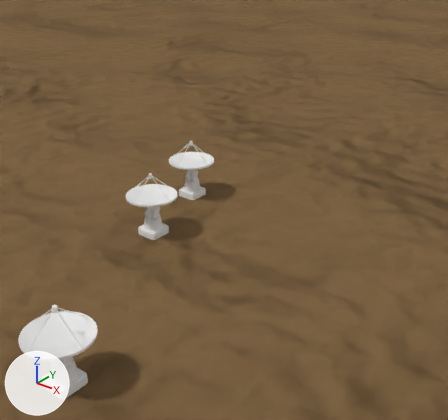
The Blender file blendfiles/Observatory/Observatory.blend as it was, and as the next commit left it.
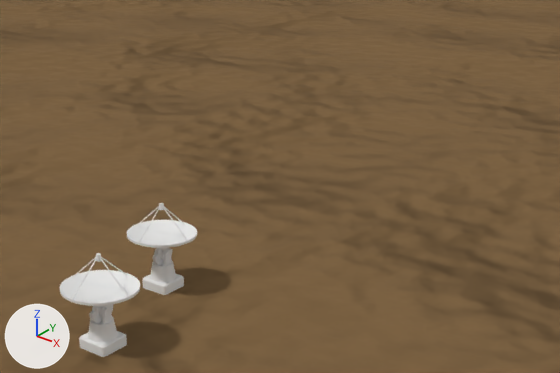
Old and new are each drawn whole from a 50 mm lens placed at (106.0, -102.0, 77.0), pointed at (-5.0, 36.0, -8.0) and again close up on the part from 19% to 100% of the width and 2% to 60% of the height. Lighting does not change. The marker at lower left points along +X, +Y and +Z.

In view in the first close-up: 'Ground', 'Telescope', 'Telescope.001'.
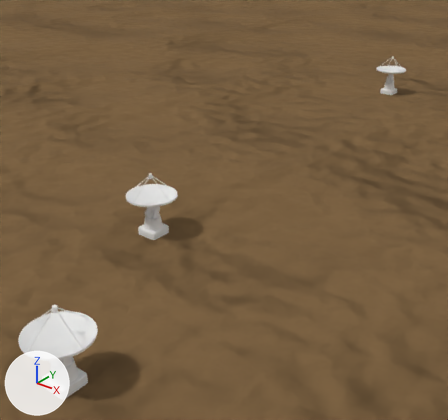
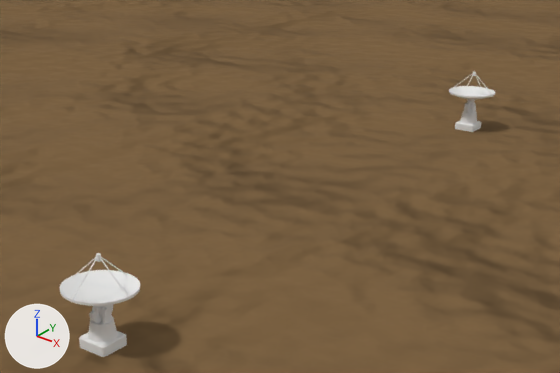
Boxes [x1, y1, x2, y2] around the edits, measured in the close-ups (560 x 373 px):
```json
{"object": "Telescope.001", "change": "moved", "before": [127, 203, 197, 295], "after": [449, 71, 495, 132]}
```

Edits to the scene script, one JSON object a line:
```json
{"op": "set", "path": "ob_telescope_001.location", "old": "(-8.2, 24.9, 0.0)", "new": "(-12.6, 168.5, 0.0)"}
```
